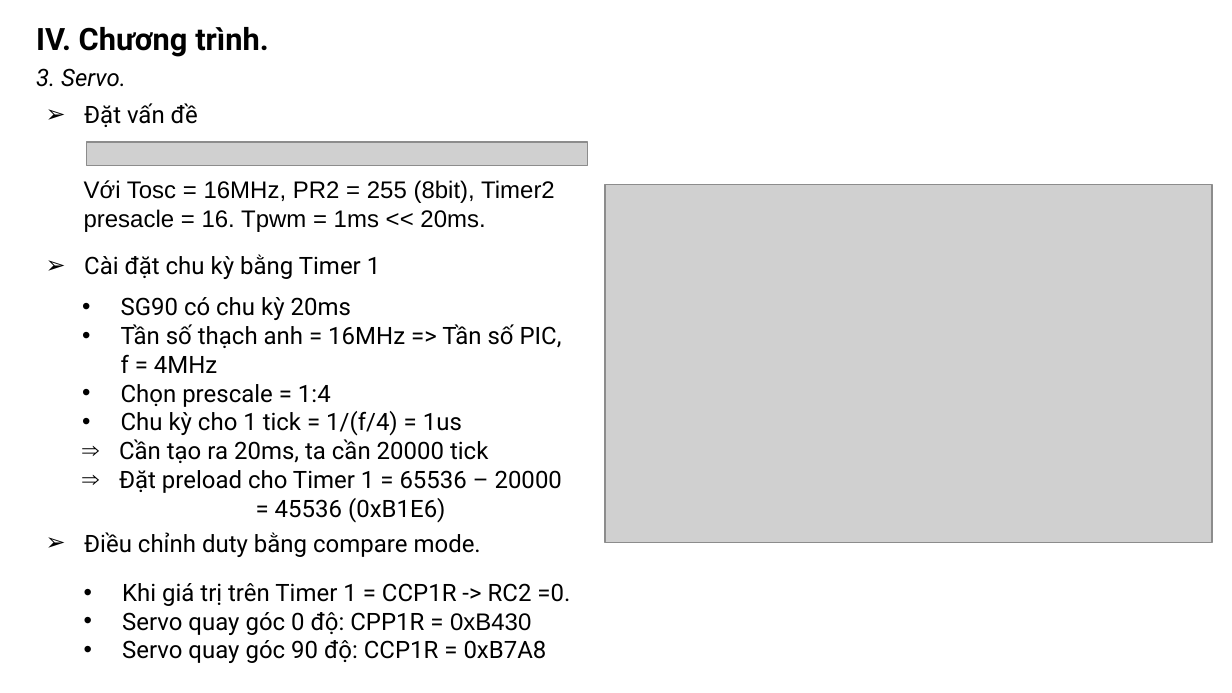
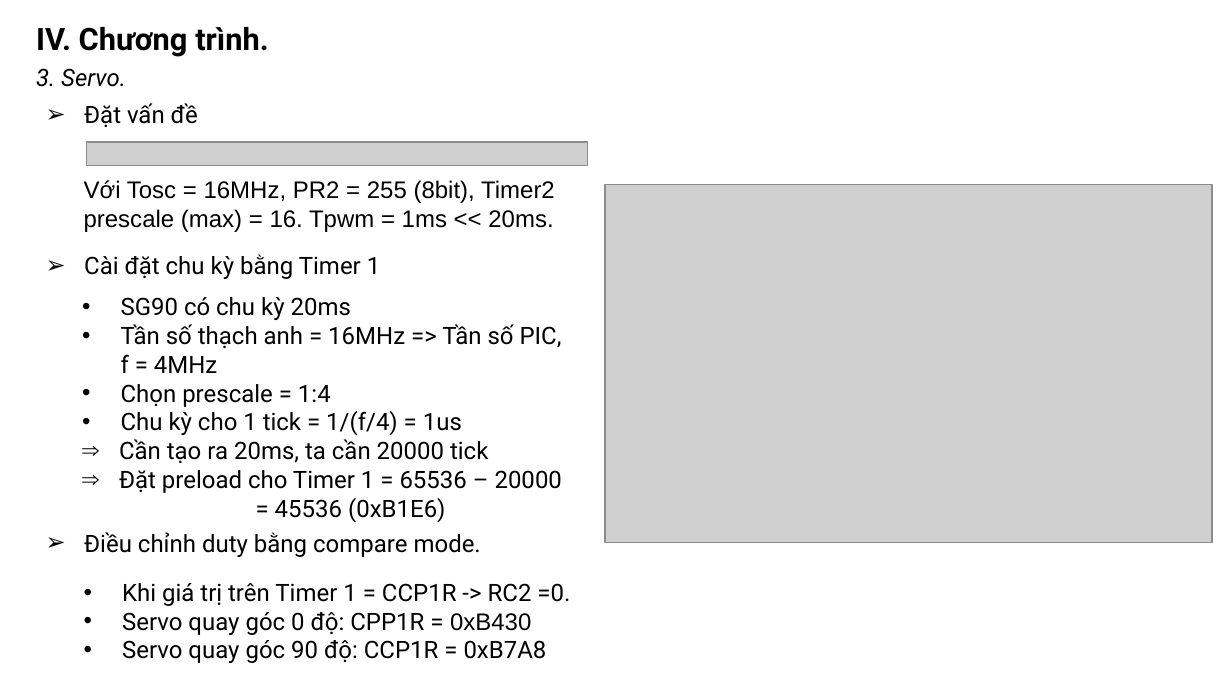
Before and after one commit to khanhnm08/HK_Egg_Incubator, a slide deck: slide 14 of Slide bao cao.pptx. Drawn at 1232x693 pixels with LibreOffice and Linux fonts; fonts in the diff are those of the drawing; grey boxes stand for pictures. Boxes give left, top, right and bottom in pixels: in the first picture for what was removed or moved away, otherwise in the second. Text is boxed around its words. In the diff, an @@ line names an element or a change of style, - is before the commit and + after.

```diff
--- a/Slide bao cao.pptx
+++ b/Slide bao cao.pptx
@@ text at (x1=84, y1=180, x2=555, y2=232): text changed @@
-Với Tosc = 16MHz, PR2 = 255 (8bit), Timer2 presacle = 16. Tpwm = 1ms << 20ms.
+Với Tosc = 16MHz, PR2 = 255 (8bit), Timer2 prescale (max) = 16. Tpwm = 1ms << 20ms.
```
Also in this commit, not shown: 3 other slides changed, 4 other files.
